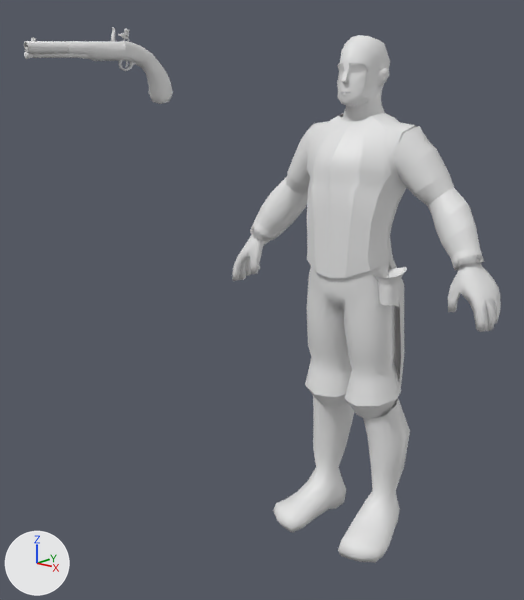
What one commit did to the Blender file Models Personatges/Models Fernando/Militar/militar.blend.
Before and after are seen from a camera (50 mm lens) standing at (2.44, -3.7, 2.73) and looking at (-0.26, -0.56, 1.63). Arrows for +X, +Y and +Z are at lower left; the lights stay in place. Materials are left out; every surface is plain grey.

Objects in the first picture: 'Flintlock_pistol.005', 'Low_Poly_Characte.000_Mesh.005'.
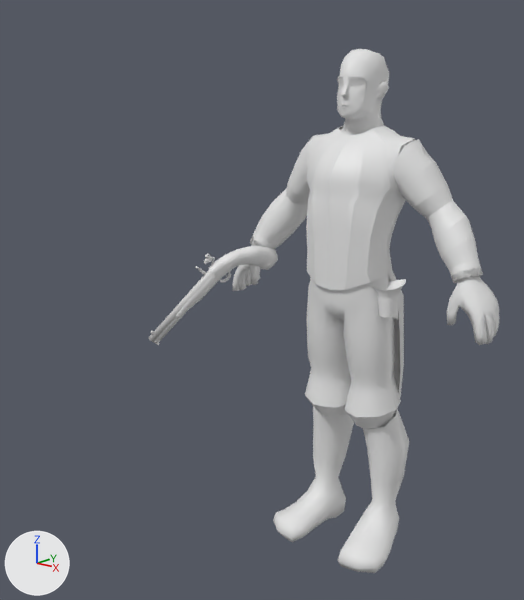
The change in detail:
me_flintlock_pistol_005 is used by ob_flintlock_pistol_005; location (-1.251, -0.422, 2.741); rotation (1.622, 0.118, -0.0921), in degrees (93, 6.8, -5.3); scale (0.672, 0.672, 0.672).
me_flintlock_pistol_005 had 627 vertices, 943 faces and spanned x -0.092..0.084, y 0.0..0.686, z -0.133..1.353.
me_flintlock_pistol_005 now has 3616 vertices, 3315 faces, 1 loose edge and spans x -0.258..2.564, y -2.281..0.69, z -2.588..1.415.
me_flintlock_pistol_005 part 1: the loose piece of 29 vertices spanning x -0.031..0.03, y 0.426..0.478, z 0.711..1.3 is moved by (0.032, -0.506, -0.527).
me_flintlock_pistol_005 part 2: the loose piece of 32 vertices spanning x -0.03..0.03, y 0.425..0.485, z 1.299..1.353 is moved by (0.032, -0.506, -0.527).
me_flintlock_pistol_005 part 3: the loose piece of 24 vertices spanning x -0.056..0.056, y 0.406..0.539, z 0.42..0.981 is moved by (0.032, -0.506, -0.527).
me_flintlock_pistol_005 part 4: the loose piece of 67 vertices spanning x -0.084..0.084, y 0.0..0.578, z -0.133..0.429 is moved by (0.032, -0.506, -0.527).
me_flintlock_pistol_005 part 5: the loose piece of 36 vertices spanning x -0.018..0.018, y 0.316..0.42, z 0.261..0.454 is moved by (0.032, -0.506, -0.527).
me_flintlock_pistol_005 part 6: the loose piece of 26 vertices spanning x -0.062..-0.032, y 0.514..0.686, z 0.468..0.508 is moved by (0.032, -0.506, -0.527).
me_flintlock_pistol_005 part 7: the loose piece of 23 vertices spanning x -0.038..0.038, y 0.491..0.569, z 0.399..1.347 is moved by (0.032, -0.506, -0.527).
me_flintlock_pistol_005 part 8: the loose piece of 19 vertices spanning x -0.036..0.036, y 0.474..0.523, z 0.934..1.342 is deleted.
me_flintlock_pistol_005 part 9: 3000 vertices added at x -0.258..2.564, y -2.281..0.69, z -2.588..1.415.
me_flintlock_pistol_005 part 10: 28 vertices added at x -0.011..0.076, y -0.054..0.032, z 0.407..0.815.
Object 'Flintlock_pistol.005' (ob_flintlock_pistol_005) moves from (-1.251, -0.422, 2.741) to (-0.909, -0.385, 1.619).
Object 'Flintlock_pistol.005' (ob_flintlock_pistol_005) turns from (93, 6.8, -5.3) to (143, 22, -21) degrees about x, y and z.
Object 'Low_Poly_Characte.000_Mesh.005' (ob_low_poly_characte_000_mesh_005) is deleted.

Changed parts and their boxes [x1, y1, x2, y2] in the pictures (524 x 600 px; the box of a moved part takes in the faces that stretch with it):
'Flintlock_pistol.005', reshaped, moved, turned: before [24, 27, 173, 104]; after [149, 49, 500, 573]
'Low_Poly_Characte.000_Mesh.005', deleted: before [233, 35, 501, 563]
part 1 of me_flintlock_pistol_005, moved or reshaped: before [31, 53, 91, 59]; after [160, 304, 195, 340]
part 2 of me_flintlock_pistol_005, moved or reshaped: before [24, 52, 33, 59]; after [154, 340, 160, 345]
part 3 of me_flintlock_pistol_005, moved or reshaped: before [68, 45, 126, 61]; after [176, 275, 220, 318]
part 4 of me_flintlock_pistol_005, moved or reshaped: before [123, 41, 173, 104]; after [208, 246, 278, 279]
part 5 of me_flintlock_pistol_005, moved or reshaped: before [118, 59, 137, 71]; after [220, 271, 231, 283]
part 6 of me_flintlock_pistol_005, moved or reshaped: before [111, 27, 115, 41]; after [195, 266, 206, 275]
part 7 of me_flintlock_pistol_005, moved or reshaped: before [24, 41, 124, 51]; after [149, 270, 213, 342]
part 8 of me_flintlock_pistol_005, deleted: before [25, 47, 68, 53]
part 9 of me_flintlock_pistol_005, added: after [233, 49, 500, 573]
part 10 of me_flintlock_pistol_005, added: after [154, 316, 179, 343]
